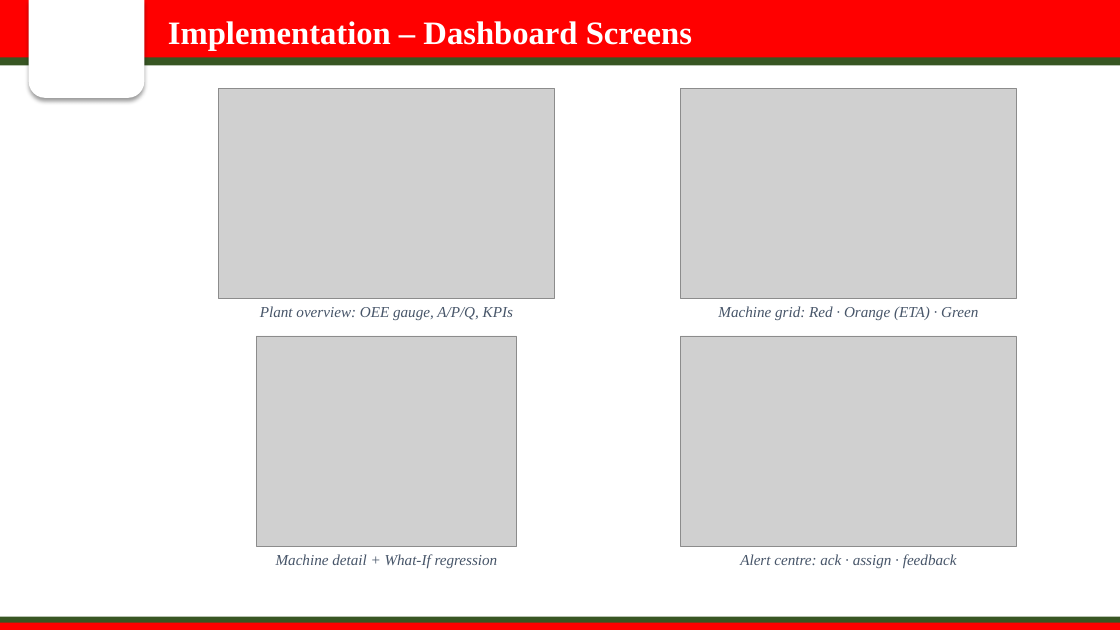
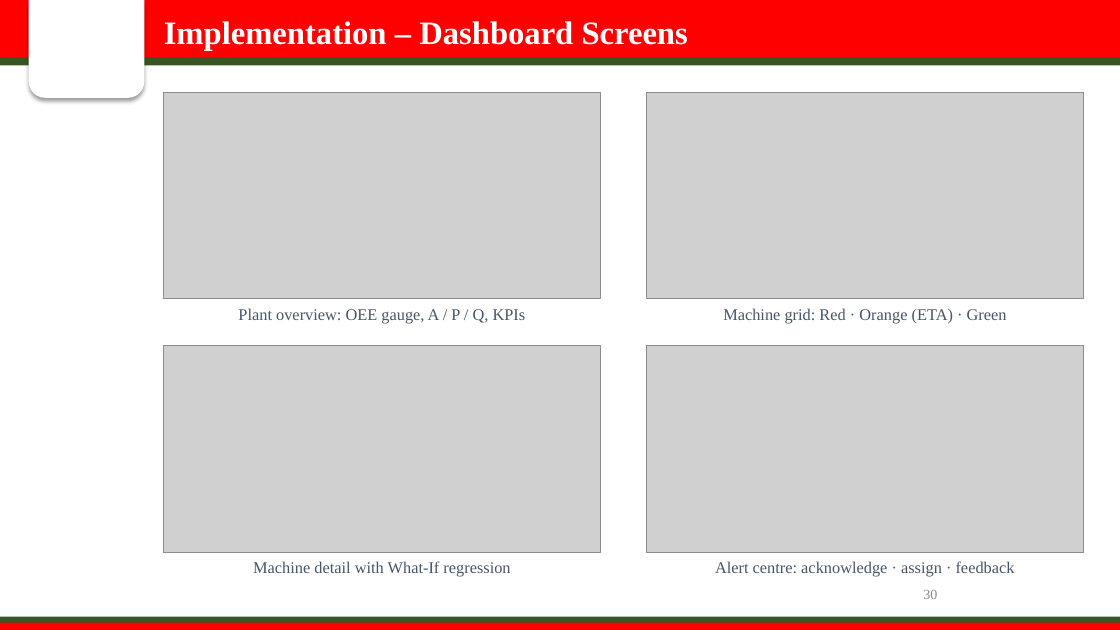
Before and after one commit to sanika-2811/oee-smart-factory, a slide deck: slide 30 of presentation/OEE_Smart_Factory_Presentation.pptx (slide 11 before the commit). Drawn at 1120x630 pixels with LibreOffice and Linux fonts; fonts in the diff are those of the drawing; grey boxes stand for pictures; background and template pictures are left out. Boxes give left, top, right and bottom in pixels: in the first picture for what was removed or moved away, otherwise in the second. Text is boxed around its words. In the diff, an @@ line names an element or a change of style, - is before the commit and + after.

```diff
--- a/presentation/OEE_Smart_Factory_Presentation.pptx
+++ b/presentation/OEE_Smart_Factory_Presentation.pptx
@@ text "Implementation – Dashboard Screens": place and size @@
-text "Implementation – Dashboard Screens" at (168,21,692,50)
+text "Implementation – Dashboard Screens" at (164,21,688,50)
@@ picture: place and size @@
-picture at (218,88,555,298)
+picture at (164,92,601,299)
@@ picture: place and size @@
-picture at (681,88,1017,298)
+picture at (647,92,1084,299)
@@ text at (238,308,526,324): text changed; size 13 to 14 pt; italic off @@
-Plant overview: OEE gauge, A/P/Q, KPIs
+Plant overview: OEE gauge, A / P / Q, KPIs
@@ text "Machine grid: Red · Orange ..." at (723,308,1007,324): size 13 to 14 pt, italic off @@
@@ picture: place and size @@
-picture at (256,336,517,546)
+picture at (164,346,601,553)
@@ picture: place and size @@
-picture at (681,336,1017,546)
+picture at (647,346,1084,553)
@@ text at (253,561,510,577): text changed; size 13 to 14 pt; italic off @@
-Machine detail + What-If regression
+Machine detail with What-If regression
@@ text at (715,561,1015,577): text changed; size 13 to 14 pt; italic off @@
-Alert centre: ack · assign · feedback
+Alert centre: acknowledge · assign · feedback
@@ page number added at (923,590,937,599), 12 pt, text #8C8C8C @@
+30
```
Also in this commit, not shown: 8 other slides changed, 29 slides added, 7 slides removed, 5 other files.
